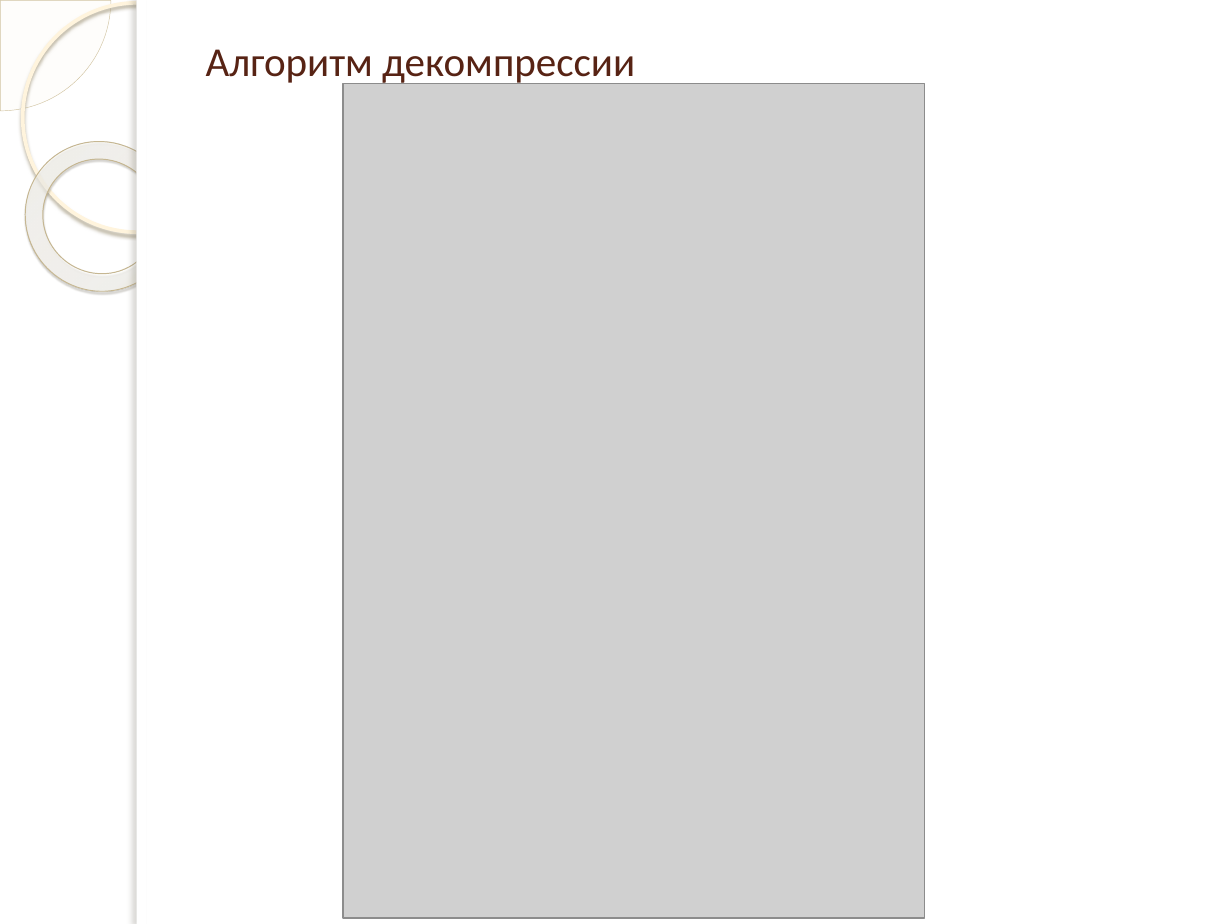
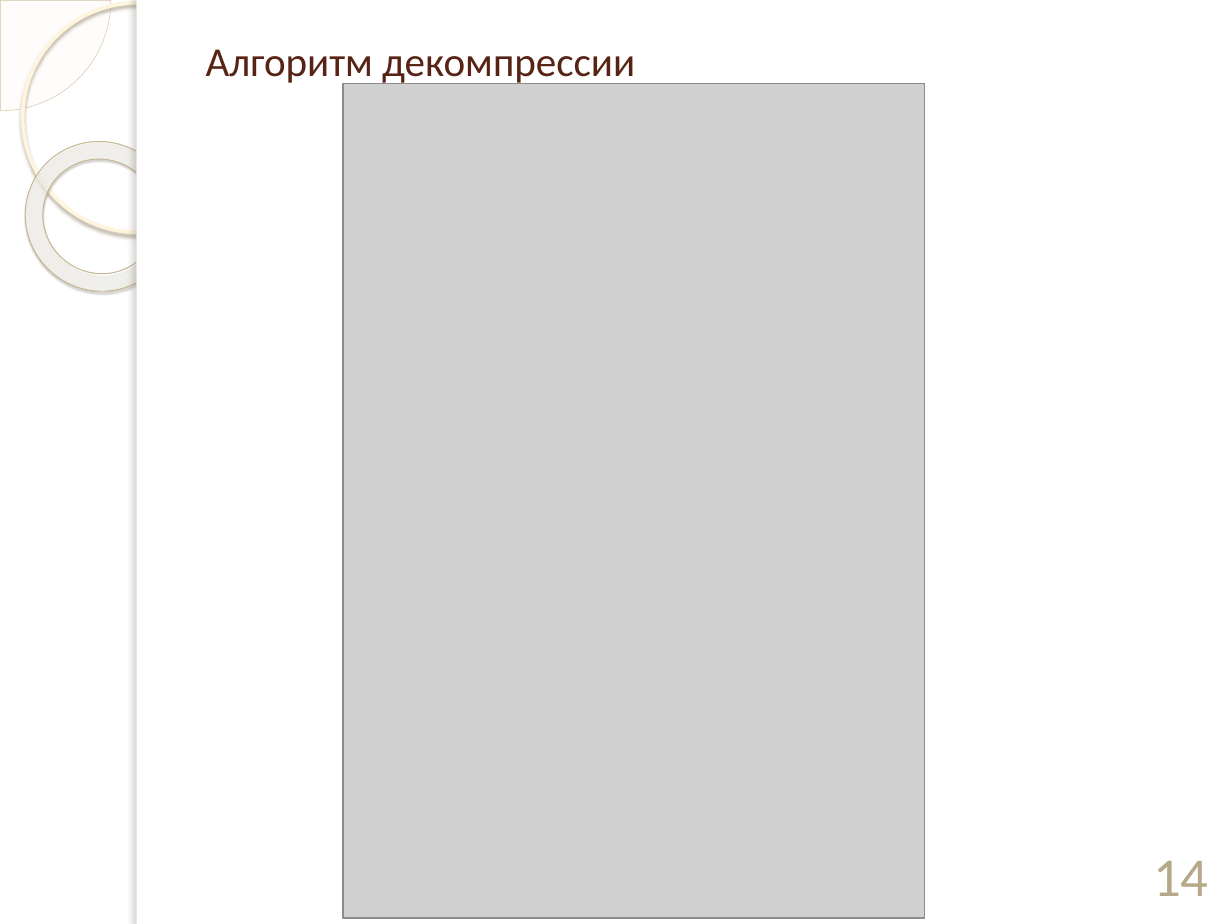
Before and after one commit to ViktoriaWofC/Fractl, a slide deck: slide 14 of documents/Сахибназарова.pptx (slide 11 before the commit). Drawn at 1232x924 pixels with LibreOffice and Linux fonts; fonts in the diff are those of the drawing; grey boxes stand for pictures; background and template pictures are left out. Boxes give left, top, right and bottom in pixels: in the first picture for what was removed or moved away, otherwise in the second. Text is boxed around its words. In the diff, an @@ line names an element or a change of style, - is before the commit and + after.

```diff
--- a/documents/Сахибназарова.pptx
+++ b/documents/Сахибназарова.pptx
@@ page number added at (1153,861,1208,896), 32 pt, text #B6A98A @@
+14
```
Also in this commit, not shown: 13 other slides changed, 9 slides added, 2 slides removed, 3 other files.
